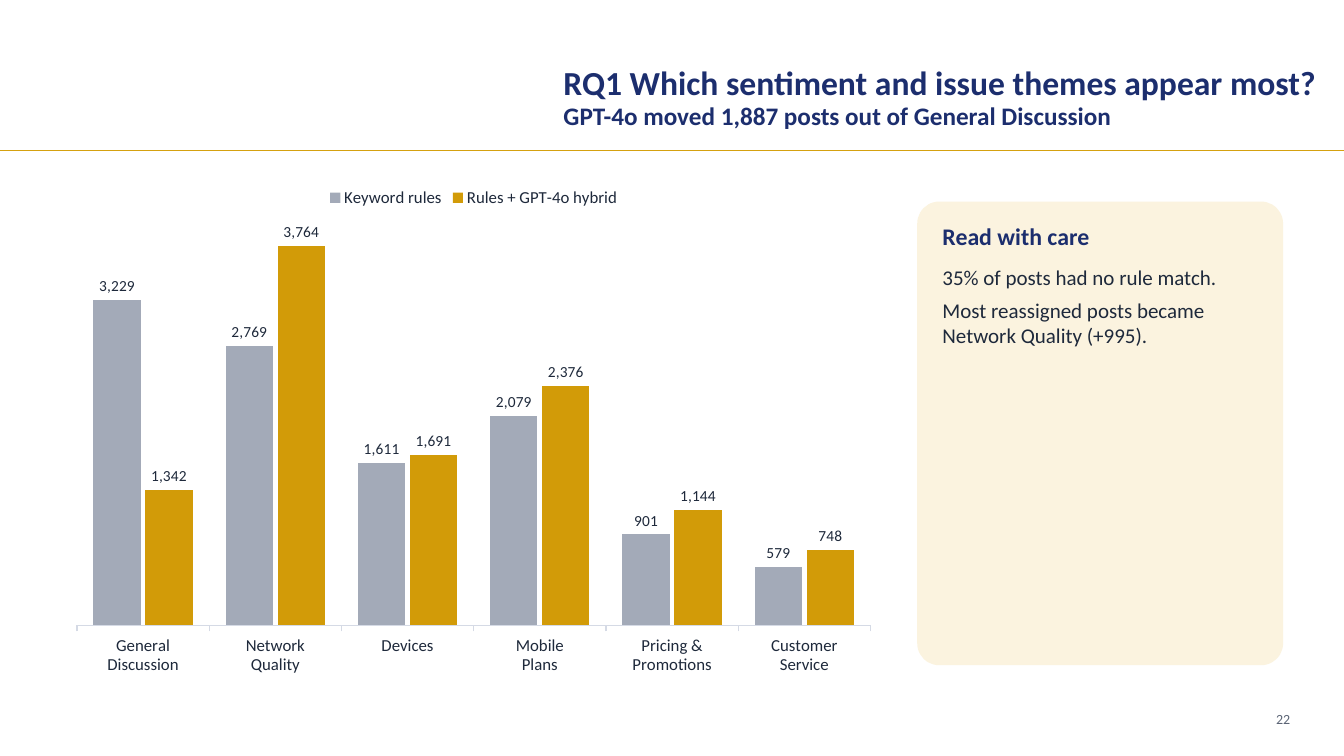
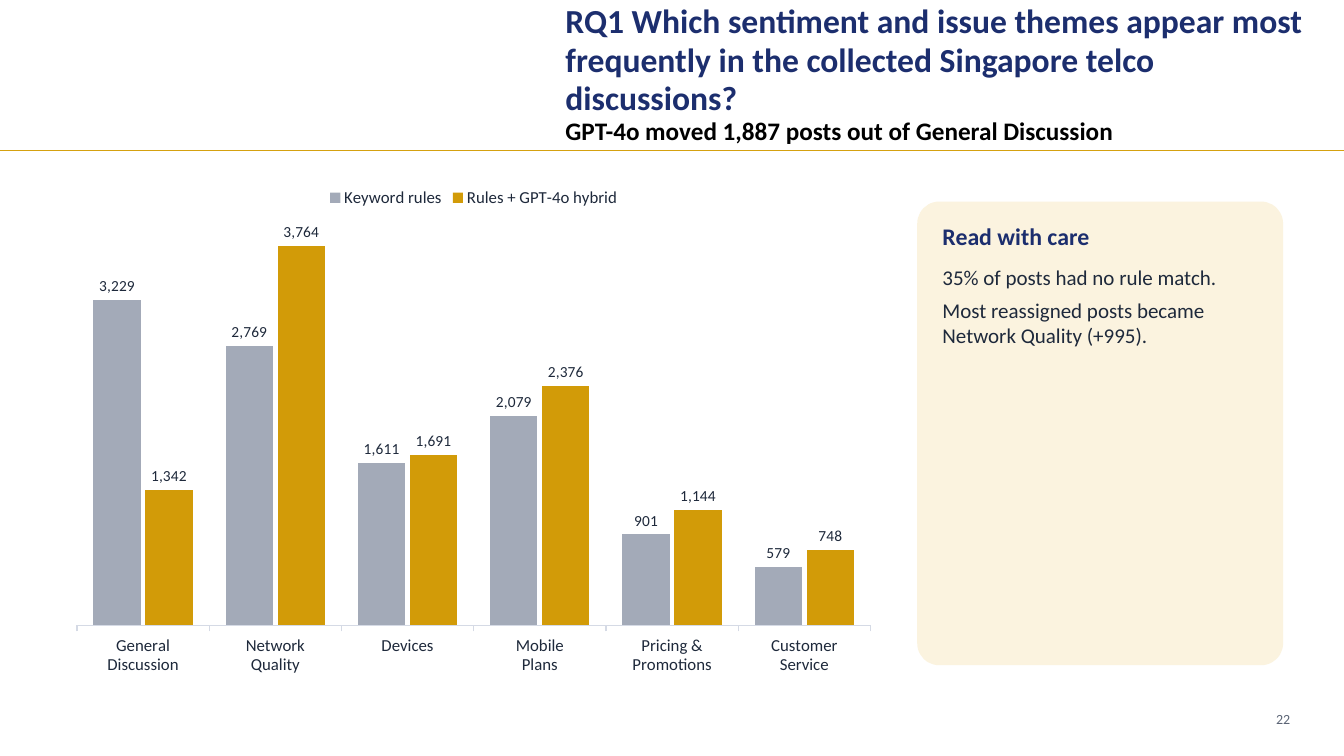
Before and after one commit to LizLicense/Public-Sentiment-Analysis-LLM-powered-Issue-Extraction, a slide deck: slide 21 of presentation/capstone_walkthrough_merged.pptx (slide 22 before the commit). Drawn at 1344x756 pixels with LibreOffice and Linux fonts; fonts in the diff are those of the drawing; background and template pictures are left out. Boxes give left, top, right and bottom in pixels: in the first picture for what was removed or moved away, otherwise in the second. Text is boxed around its words. In the diff, an @@ line names an element or a change of style, - is before the commit and + after.

```diff
--- a/presentation/capstone_walkthrough_merged.pptx
+++ b/presentation/capstone_walkthrough_merged.pptx
@@ text at (x1=565, y1=9, x2=1302, y2=111): text changed @@
-RQ1 Which sentiment and issue themes appear most?
+RQ1 Which sentiment and issue themes appear most frequently in the collected Singapore telco discussions?
@@ text "RQ1 Which sentiment and issue ..." moved from (x1=563, y1=71, x2=1316, y2=129) to (x1=565, y1=9, x2=1302, y2=144) @@
@@ text at (x1=565, y1=122, x2=1112, y2=144): text colour #1C2E6E to #000000 in "GPT-4o moved 1,887 posts out of General ..." @@
```
Also in this commit, not shown: 24 other slides changed, 1 slide removed, 11 other files.
